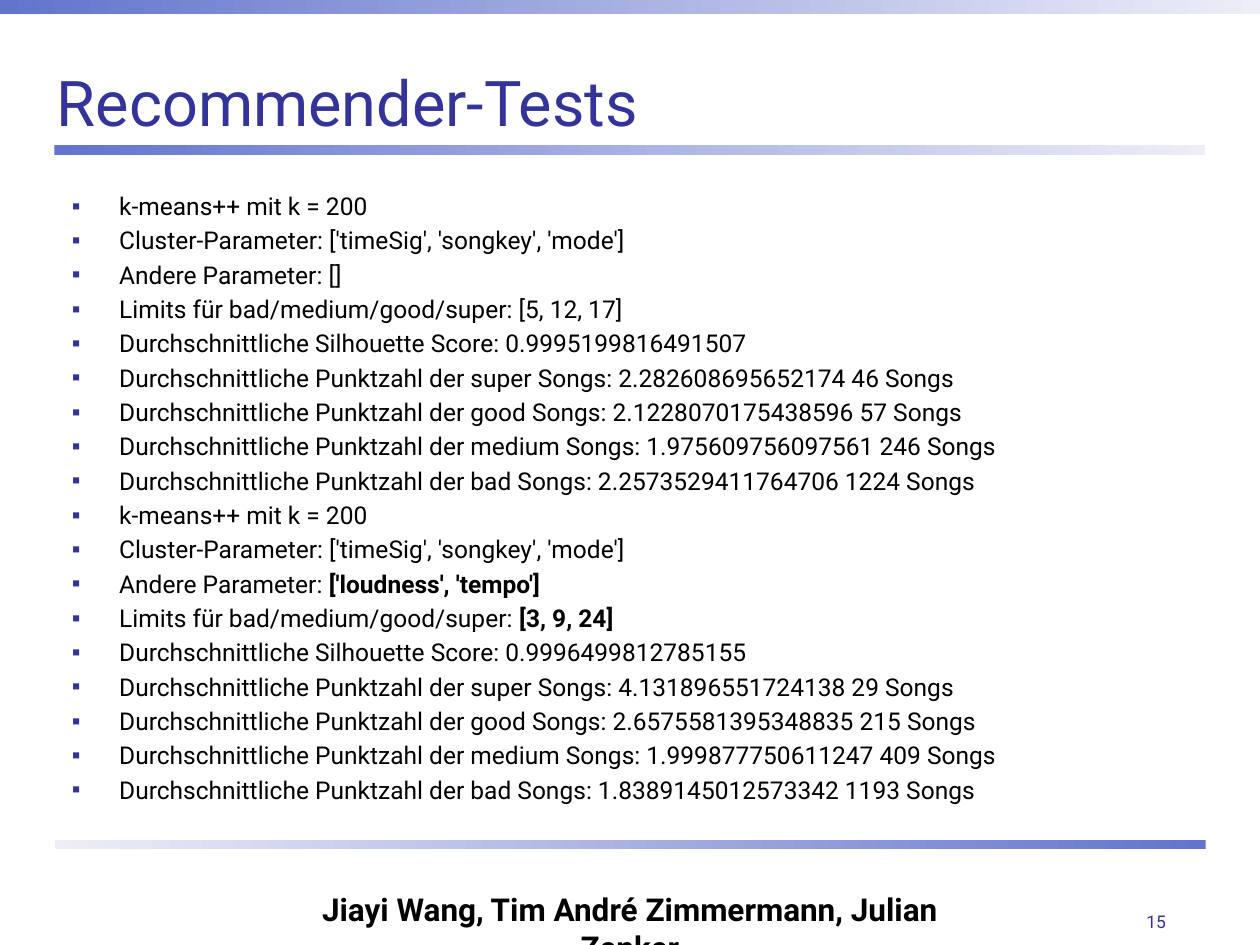
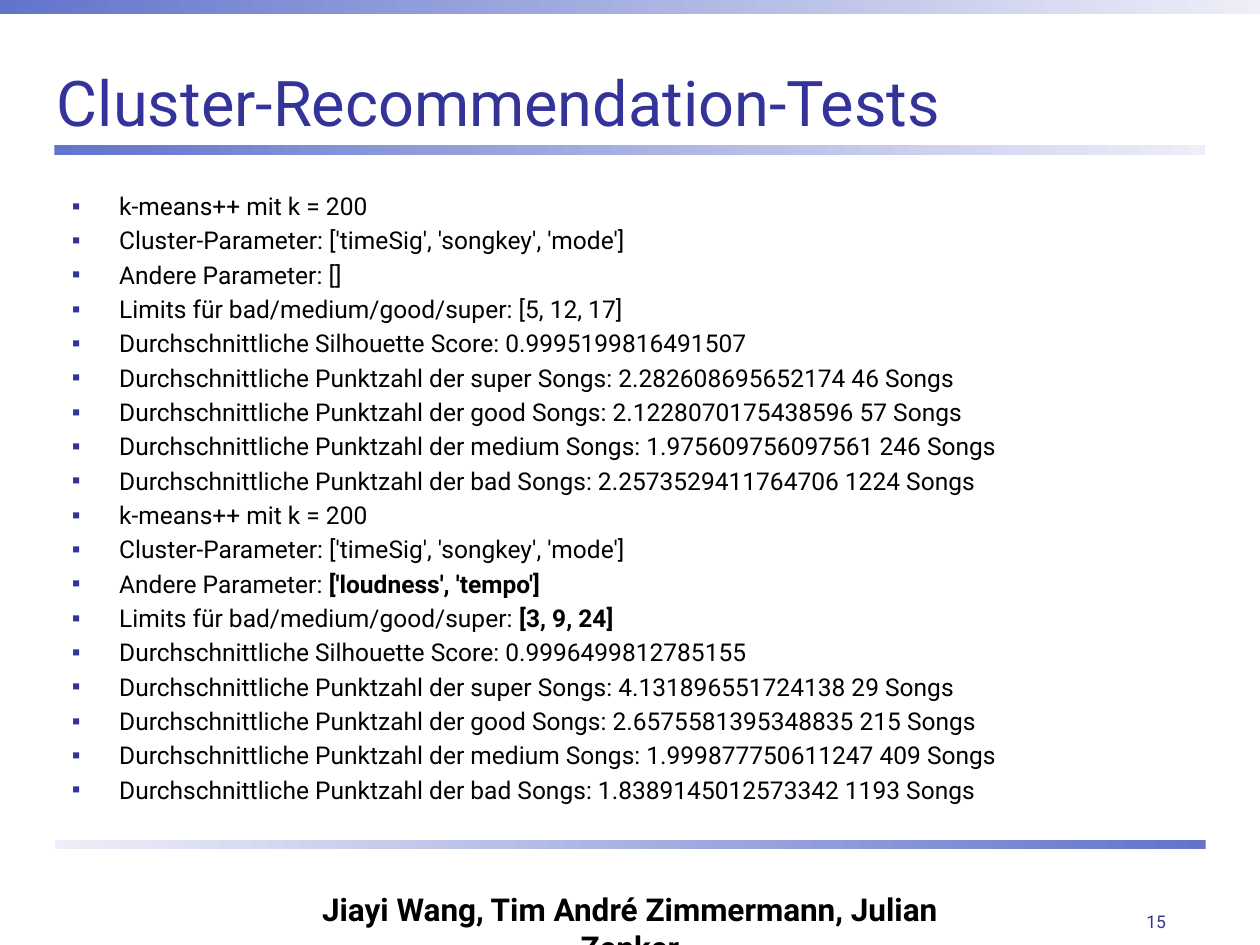
Before and after one commit to ChulioZ/music-recommender, a slide deck: slide 15 of Abschlusspräsentation.pptx. Drawn at 1260x945 pixels with LibreOffice and Linux fonts; fonts in the diff are those of the drawing; background and template pictures are left out. Boxes give left, top, right and bottom in pixels: in the first picture for what was removed or moved away, otherwise in the second. Text is boxed around its words. In the diff, an @@ line names an element or a change of style, - is before the commit and + after.

```diff
--- a/Abschlusspräsentation.pptx
+++ b/Abschlusspräsentation.pptx
@@ title at [57, 78, 940, 127]: text changed @@
-Recommender-Tests
+Cluster-Recommendation-Tests
```
Also in this commit, not shown: 3 other slides changed, 2 slides added.
